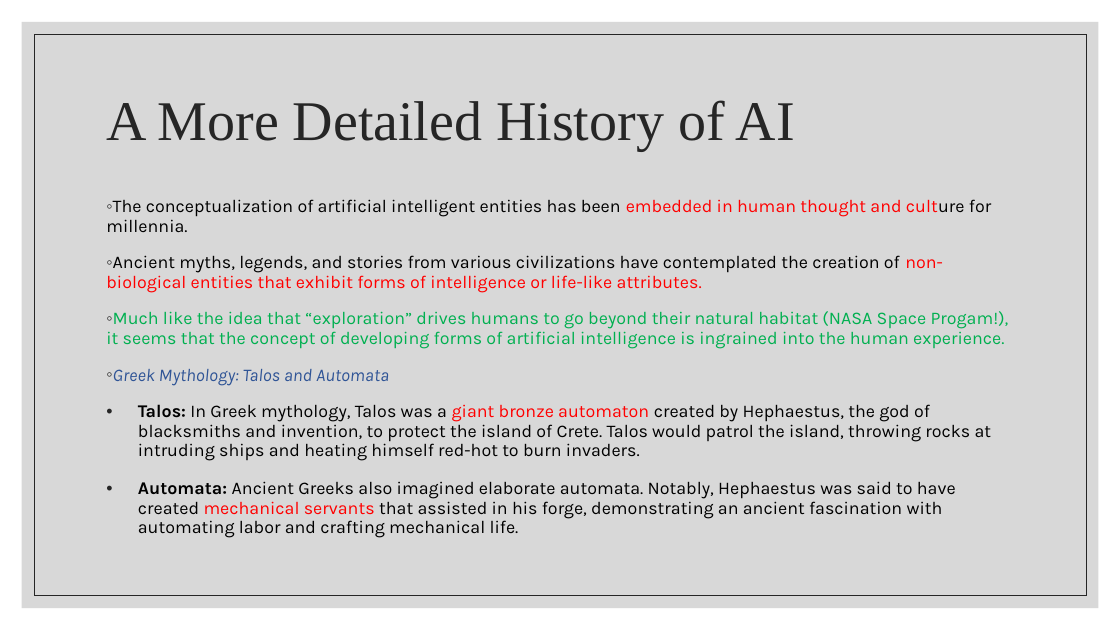
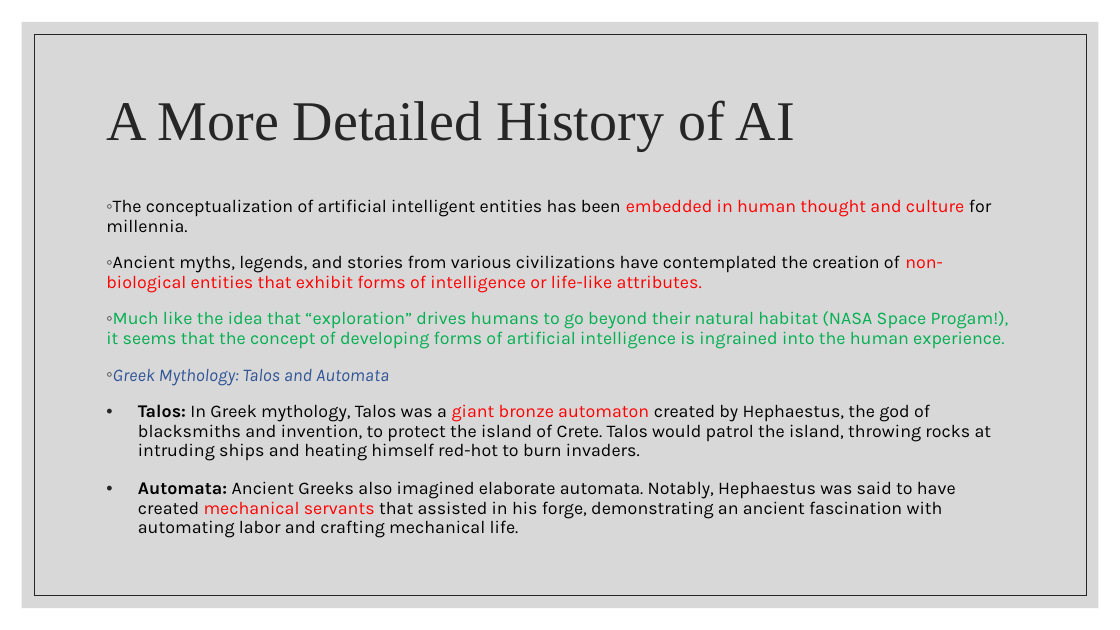
Before and after one commit to wutmeownow/phys441, a slide deck: slide 21 of JupyterNotebooks/LLS/Lecture2.pptx (slide 2 before the commit). Drawn at 1120x630 pixels with LibreOffice and Linux fonts; fonts in the diff are those of the drawing. Boxes give left, top, right and bottom in pixels: in the first picture for what was removed or moved away, otherwise in the second. Text is boxed around its words. In the diff, an @@ line names an element or a change of style, - is before the commit and + after.

```diff
--- a/JupyterNotebooks/LLS/Lecture2.pptx
+++ b/JupyterNotebooks/LLS/Lecture2.pptx
@@ text at [106,199,991,232]: text colour #000000 to #FF0000 in "culture" @@
```
Also in this commit, not shown: 1 other slide changed, 33 slides added, 6 other files.
